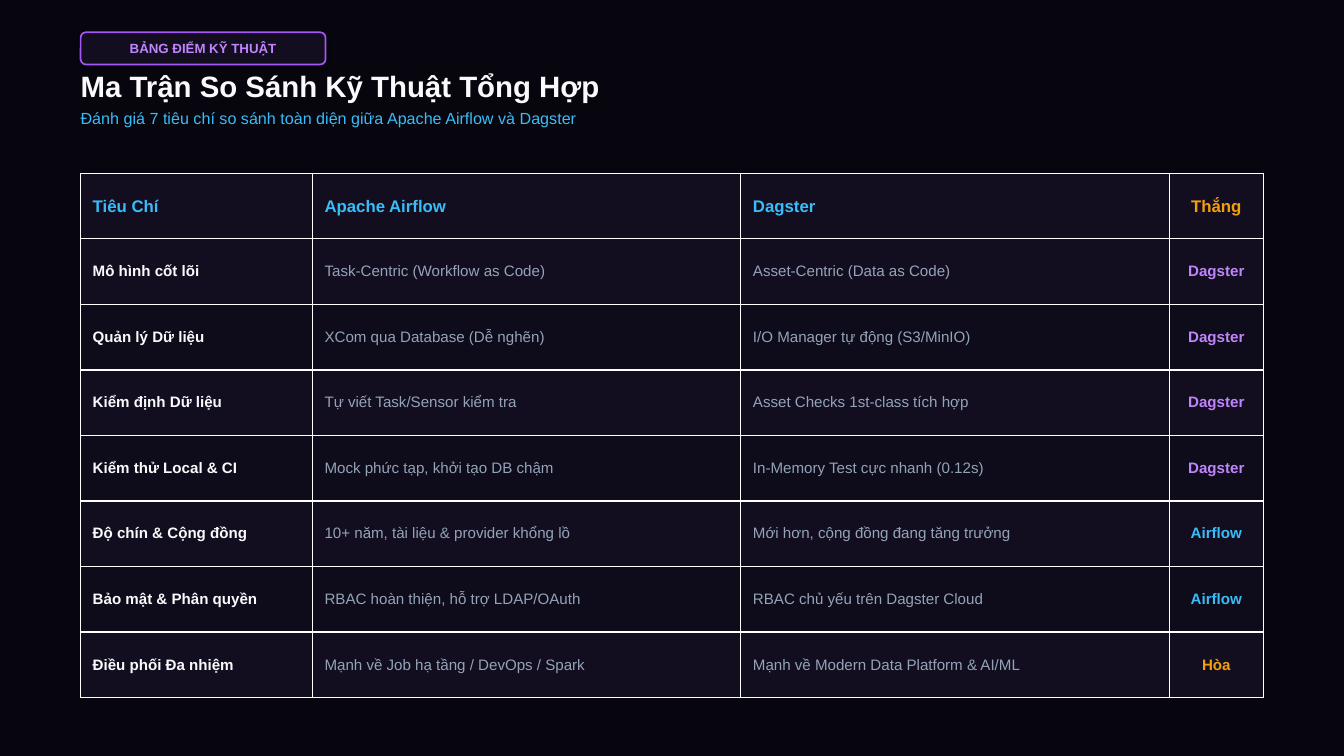
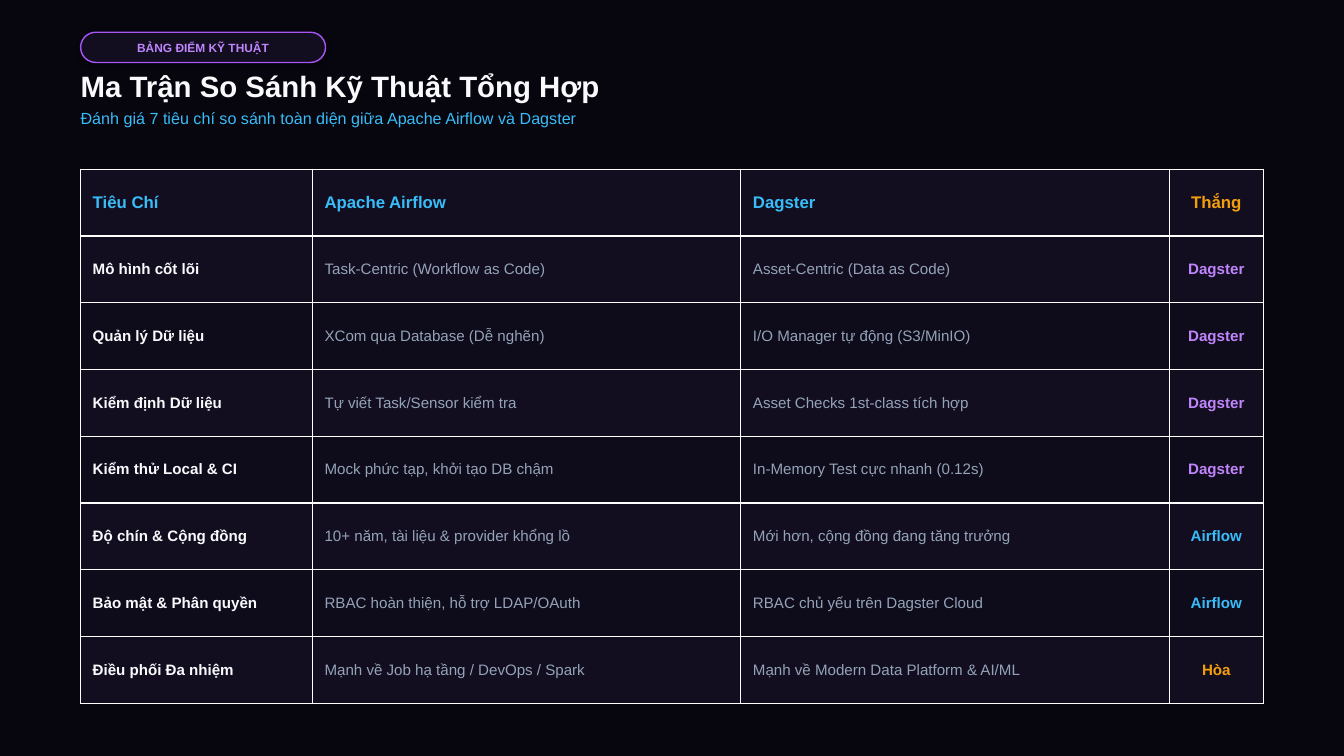
Before and after one commit to dangminhduchl/Airflow_Dagster, a slide deck: slide 8 of Airflow_vs_Dagster_Thuyet_Trinh.pptx. Drawn at 1344x756 pixels with LibreOffice and Linux fonts; fonts in the diff are those of the drawing. Boxes give left, top, right and bottom in pixels: in the first picture for what was removed or moved away, otherwise in the second. Text is boxed around its words. In the diff, an @@ line names an element or a change of style, - is before the commit and + after.

```diff
--- a/Airflow_vs_Dagster_Thuyet_Trinh.pptx
+++ b/Airflow_vs_Dagster_Thuyet_Trinh.pptx
@@ rounded rectangle "BẢNG ĐIỂM KỸ THUẬT" at <box>81,32,326,63</box>: size 9.5 to 8.5 pt; outline #A855F7 1.2 pt to #A855F7 1 pt; proportions changed @@
@@ table: place and size @@
-table at <box>81,173,1263,698</box>
+table at <box>81,169,1263,704</box>
```
Also in this commit, not shown: 10 other slides changed, 22 other files.
